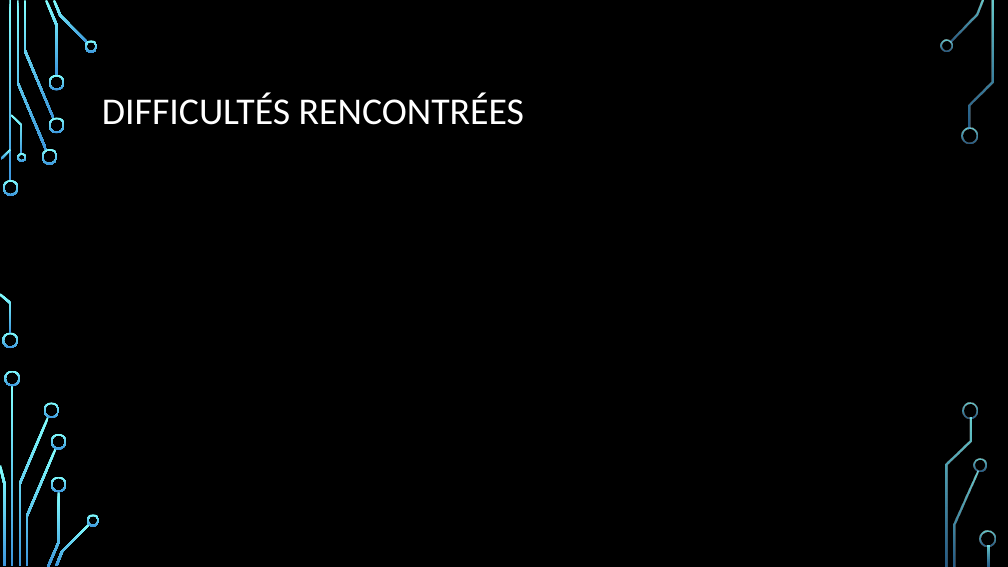
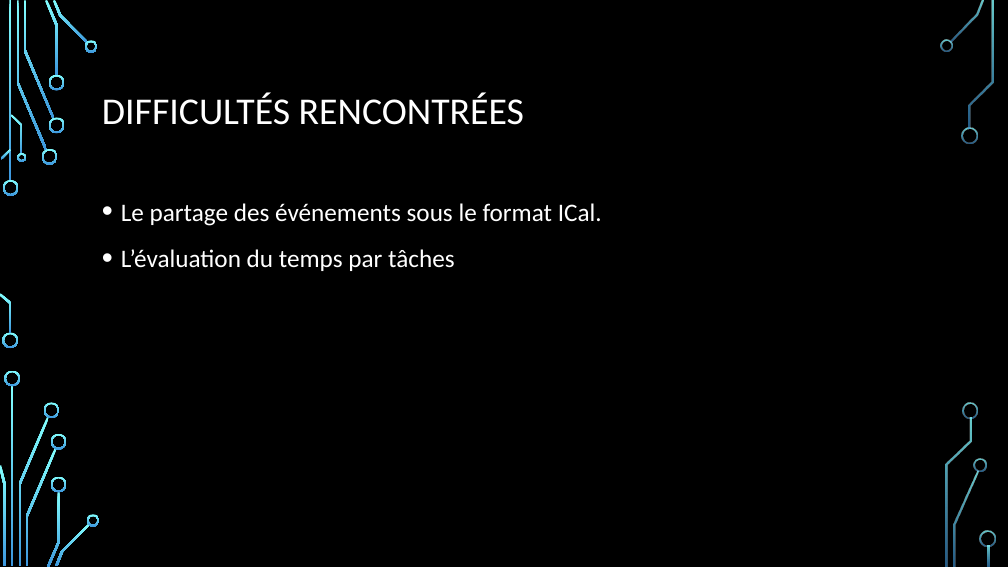
Before and after one commit to DFC-Informatique-Cegep-de-Sainte-Foy/GestionEquipesSportives, a slide deck: slide 15 of Documentation/Revue 3/Presentation_Revue_3.pptx (slide 13 before the commit). Drawn at 1008x567 pixels with LibreOffice and Linux fonts; fonts in the diff are those of the drawing; background and template pictures are left out. Boxes give left, top, right and bottom in pixels: in the first picture for what was removed or moved away, otherwise in the second. Text is boxed around its words. In the diff, an @@ line names an element or a change of style, - is before the commit and + after.

```diff
--- a/Documentation/Revue 3/Presentation_Revue_3.pptx
+++ b/Documentation/Revue 3/Presentation_Revue_3.pptx
@@ text added at (121,203,602,271), 24 pt, text #FFFFFF @@
+• Le partage des événements sous le format ICal.
+• L’évaluation du temps par tâches
```
Also in this commit, not shown: 2 other slides changed, 4 slides added, 2 slides removed.
